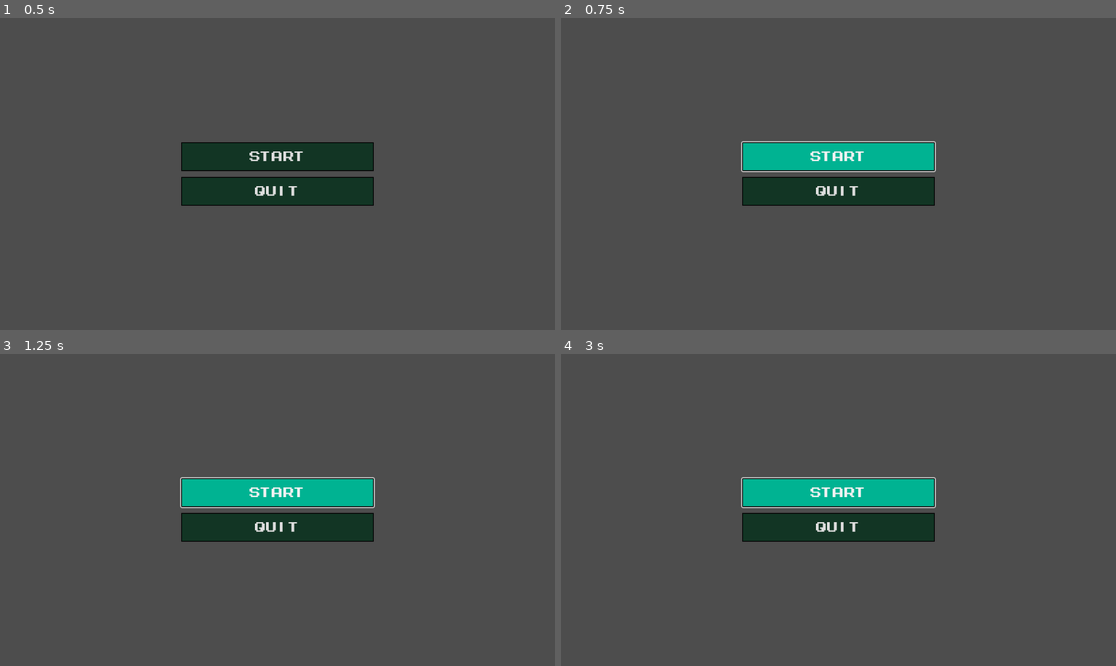
Above: before the commit, frames 1-4 (two rows, left to right).
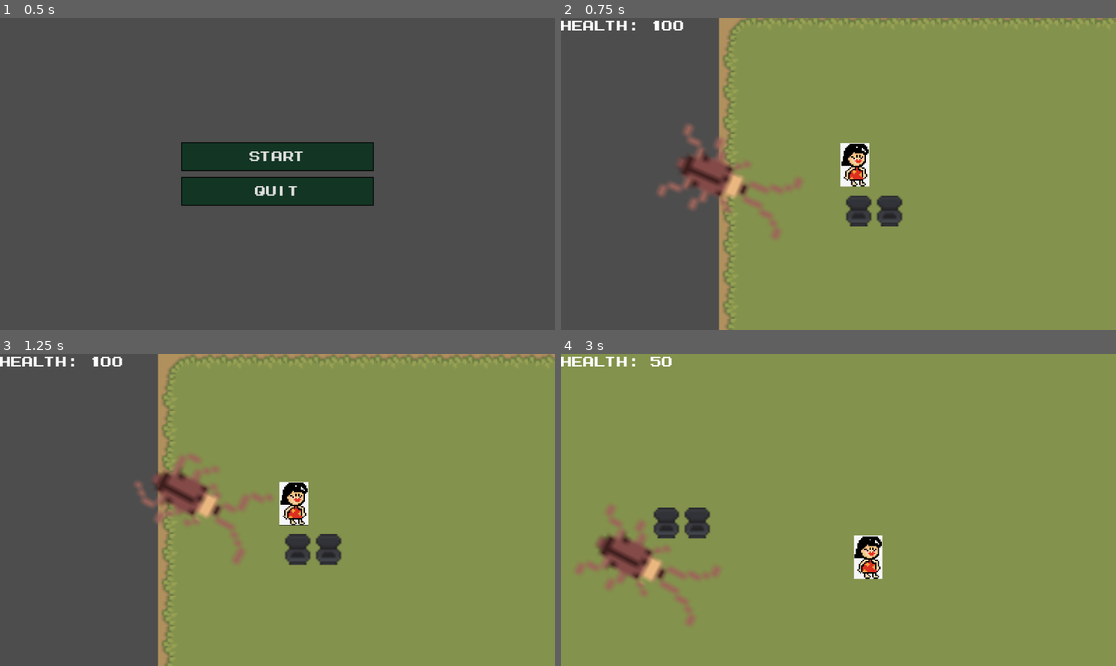
Above: after the commit, the same moments.

Repository: xntle/MOMFURY
Game: Godot game, scene res://scene/main_menu.tscn
The game is run twice, just before and just after one commit, with the same random seed, the same clock (stepped at 60 frames per second) and the same inputs.
Inputs (mouse positions are in pixels of both pictures, inside the frame that each line leads up to):
- Up to frame 1 (0.5 s): no input
- Up to frame 2 (0.75 s): click "Start" at 0.5 s
- Up to frame 3 (1.25 s): no input
- Up to frame 4 (3 s): click (838, 491) at 1.25 s, where only the run before the commit has a clickable "Start"; hold D (move_right) 2.03-2.78 s; tap Space (roll) at 2.1, 2.85 s; hold S (move_down) from 2.78 s (still down)

Frame 1 is identical in both runs. In frame 2, 73% of the frame differs, in the area x 0-100%, y 0-100%; in frame 3, 72%; in frame 4, 100%.

Commit message:
[Feature] Animations

Diff:
--- a/scene/BossDaddy.tscn
+++ b/scene/BossDaddy.tscn
@@ -43,17 +43,18 @@
 script = ExtResource("1_u22dk")
 
 [node name="CollisionShape2D" type="CollisionShape2D" parent="."]
+scale = Vector2(6.079999, 6.079999)
 shape = SubResource("CircleShape2D_u22dk")
 
 [node name="PixelArtCartoonPoopCharacterPng" type="Sprite2D" parent="."]
+visible = false
 position = Vector2(0, -3)
 scale = Vector2(0.021696432, 0.021696432)
 texture = ExtResource("2_3xl6v")
 
 [node name="AnimatedSprite2D" type="AnimatedSprite2D" parent="."]
-visible = false
-position = Vector2(-5.9604645e-08, -5.9604645e-08)
-scale = Vector2(0.46875, 0.5769231)
+position = Vector2(-1, -1)
+scale = Vector2(2.8499994, 3.5076916)
 sprite_frames = SubResource("SpriteFrames_3xl6v")
 animation = &"new_animation_1"
 autoplay = "new_animation_1"
--- a/scene/Game.tscn
+++ b/scene/Game.tscn
@@ -8,10 +8,10 @@
 [ext_resource type="Script" uid="uid://lyimuq4183ha" path="res://scripts/pause_menu.gd" id="5_0qanc"]
 [ext_resource type="PackedScene" path="res://scene/A-.tscn" id="5_4cigq"]
 [ext_resource type="FontFile" uid="uid://box1b2tla1jkp" path="res://assets/fonts/MegamaxJonathanToo-YqOq2.ttf" id="6_qto5f"]
-[ext_resource type="PackedScene" uid="uid://bog8uq3cg74nk" path="res://scene/BossDaddy.tscn" id="7_0qanc"]
+[ext_resource type="Script" uid="uid://dloc7t0utspjp" path="res://scripts/health_label.gd" id="7_0qanc"]
 [ext_resource type="PackedScene" uid="uid://h4wwf7ms8id4" path="res://scene/BeerBottle.tscn" id="8_qto5f"]
 [ext_resource type="PackedScene" uid="uid://btsx385fwub5g" path="res://scene/BeerPoison.tscn" id="9_4cigq"]
-[ext_resource type="Script" uid="uid://dloc7t0utspjp" path="res://scripts/health_label.gd" id="7_0qanc"]
+[ext_resource type="PackedScene" uid="uid://bog8uq3cg74nk" path="res://scene/BossDaddy.tscn" id="10_l37l5"]
 
 [sub_resource type="StyleBoxFlat" id="StyleBoxFlat_4cigq"]
 bg_color = Color(0.07058824, 0.20784314, 0.14117648, 1)
@@ -56,8 +56,10 @@
 position = Vector2(110, 44)
 
 [node name="Poop" parent="." instance=ExtResource("4_qto5f")]
+visible = false
 
 [node name="A-" parent="." instance=ExtResource("5_4cigq")]
+visible = false
 
 [node name="UI" type="CanvasLayer" parent="."]
 
@@ -101,18 +103,6 @@
 theme_override_styles/hover = SubResource("StyleBoxFlat_r3aus")
 text = "Quit"
 
-[node name="BossDaddy" parent="." instance=ExtResource("7_0qanc")]
-position = Vector2(72, 7)
-projectile_scene = ExtResource("8_qto5f")
-poison_floor_scene = ExtResource("9_4cigq")
-
-[node name="BeerProjectile" parent="." instance=ExtResource("8_qto5f")]
-visible = false
-speed = 120.0
-
-[node name="BeerPoison" parent="." instance=ExtResource("9_4cigq")]
-visible = false
-collision_layer = 3
 [node name="HealthLabel" type="Label" parent="UI" node_paths=PackedStringArray("player")]
 offset_right = 40.0
 offset_bottom = 23.0
@@ -121,3 +111,7 @@
 text = "Health: 100"
 script = ExtResource("7_0qanc")
 player = NodePath("../../Player")
+
+[node name="BossDaddy" parent="." instance=ExtResource("10_l37l5")]
+projectile_scene = ExtResource("8_qto5f")
+poison_floor_scene = ExtResource("9_4cigq")
--- a/scripts/boss_daddy.gd
+++ b/scripts/boss_daddy.gd
@@ -15,7 +15,7 @@
 
 func _ready():
 	# First random cooldown 1 to 3 seconds
-	throw_timer = randf_range(1.0, 10.0)
+	throw_timer = randf_range(1.0, 4.0)
 
 func _physics_process(delta):
 	throw_timer -= delta
--- a/scripts/main_menu.gd
+++ b/scripts/main_menu.gd
@@ -5,7 +5,7 @@
 	$VBoxContainer/QuitButton.pressed.connect(_on_quit_pressed)
 
 func _on_start_pressed():
-	get_tree().change_scene_to_file("res://scene/game.tscn")
+	get_tree().change_scene_to_file("res://scene/Game.tscn")
 
 func _on_quit_pressed():
 	get_tree().quit()
Not shown: 1 places in scene/Game.tscn that only renumber resources
